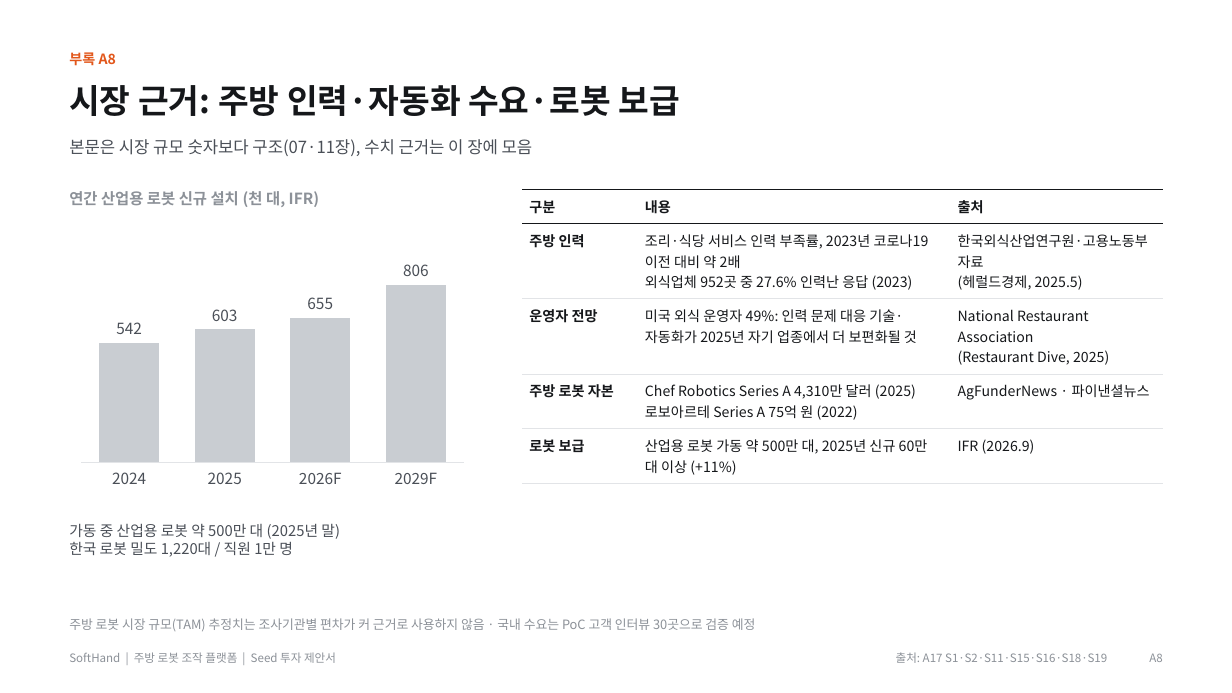
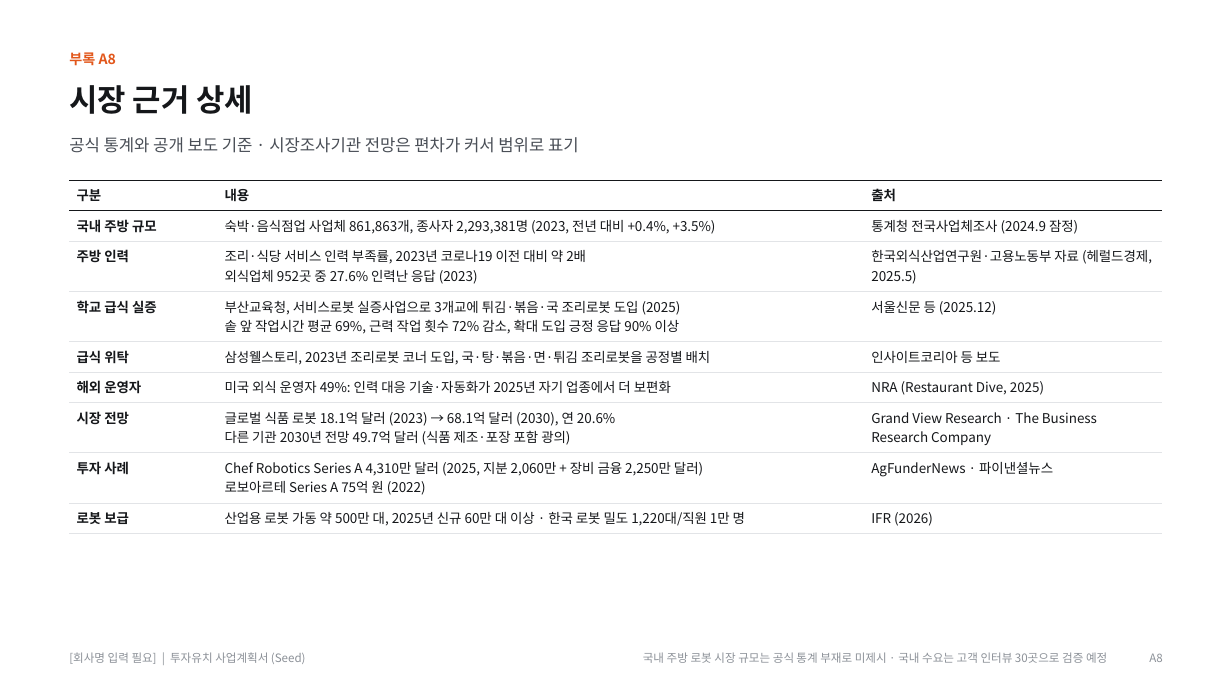
Before and after one commit to kimdonghyun2789-hash/D, a slide deck: slide 23 of SoftHand_Founding_Seed_IR_Deck_Final.pptx. Drawn at 1232x693 pixels with LibreOffice and Linux fonts; fonts in the diff are those of the drawing. Boxes give left, top, right and bottom in pixels: in the first picture for what was removed or moved away, otherwise in the second. Text is boxed around its words. In the diff, an @@ line names an element or a change of style, - is before the commit and + after.

```diff
--- a/SoftHand_Founding_Seed_IR_Deck_Final.pptx
+++ b/SoftHand_Founding_Seed_IR_Deck_Final.pptx
@@ text at (x1=69, y1=85, x2=254, y2=114): text changed; size 26 to 24 pt @@
-시장 근거: 주방 인력·자동화 수요·로봇 보급
+시장 근거 상세
@@ text removed at (x1=69, y1=139, x2=533, y2=156) @@
-본문은 시장 규모 숫자보다 구조(07·11장), 수치 근거는 이 장에 모음
@@ text added at (x1=69, y1=137, x2=579, y2=153), 13 pt, text #4A4F57 @@
+공식 통계와 공개 보도 기준 · 시장조사기관 전망은 편차가 커서 범위로 표기
@@ table at (x1=69, y1=180, x2=1163, y2=534) @@
-row 2: 주방 인력 | 조리·식당 서비스 인력 부족률, 2023년 코로나19 이전 대비 약 2배 / 외식업체 952곳 중 27.6% 인력난 응답 (2023) | 한국외식산업연구원·고용노동부 자료 / (헤럴드경제, 2025.5)
-row 3: 운영자 전망 | 미국 외식 운영자 49%: 인력 문제 대응 기술·자동화가 2025년 자기 업종에서 더 보편화될 것 | National Restaurant Association / (Restaurant Dive, 2025)
-row 4: 주방 로봇 자본 | Chef Robotics Series A 4,310만 달러 (2025) / 로보아르테 Series A 75억 원 (2022) | AgFunderNews · 파이낸셜뉴스
-row 5: 로봇 보급 | 산업용 로봇 가동 약 500만 대, 2025년 신규 60만 대 이상 (+11%) | IFR (2026.9)
+row 2: 국내 주방 규모 | 숙박·음식점업 사업체 861,863개, 종사자 2,293,381명 (2023, 전년 대비 +0.4%, +3.5%) | 통계청 전국사업체조사 (2024.9 잠정)
+row 3: 주방 인력 | 조리·식당 서비스 인력 부족률, 2023년 코로나19 이전 대비 약 2배 / 외식업체 952곳 중 27.6% 인력난 응답 (2023) | 한국외식산업연구원·고용노동부 자료 (헤럴드경제, 2025.5)
+row 4: 학교 급식 실증 | 부산교육청, 서비스로봇 실증사업으로 3개교에 튀김·볶음·국 조리로봇 도입 (2025) / 솥 앞 작업시간 평균 69%, 근력 작업 횟수 72% 감소, 확대 도입 긍정 응답 90% 이상 | 서울신문 등 (2025.12)
+row 5: 급식 위탁 | 삼성웰스토리, 2023년 조리로봇 코너 도입, 국·탕·볶음·면·튀김 조리로봇을 공정별 배치 | 인사이트코리아 등 보도
+row 6: 해외 운영자 | 미국 외식 운영자 49%: 인력 대응 기술·자동화가 2025년 자기 업종에서 더 보편화 | NRA (Restaurant Dive, 2025)
+row 7: 시장 전망 | 글로벌 식품 로봇 18.1억 달러 (2023) → 68.1억 달러 (2030), 연 20.6% / 다른 기관 2030년 전망 49.7억 달러 (식품 제조·포장 포함 광의) | Grand View Research · The Business Research Company
+row 8: 투자 사례 | Chef Robotics Series A 4,310만 달러 (2025, 지분 2,060만 + 장비 금융 2,250만 달러) / 로보아르테 Series A 75억 원 (2022) | AgFunderNews · 파이낸셜뉴스
+row 9: 로봇 보급 | 산업용 로봇 가동 약 500만 대, 2025년 신규 60만 대 이상 · 한국 로봇 밀도 1,220대/직원 1만 명 | IFR (2026)
@@ table resized from (x1=522, y1=189, x2=1163, y2=483) to (x1=69, y1=180, x2=1163, y2=534) @@
@@ text removed at (x1=69, y1=191, x2=319, y2=207) @@
-연간 산업용 로봇 신규 설치 (천 대, IFR)
@@ column chart removed at (x1=69, y1=226, x2=476, y2=494) @@
-categories: 1, 2, 3, 4
-Series 1: 542, 603, 655, 806
@@ text removed at (x1=112, y1=472, x2=146, y2=484) @@
-2024
@@ text removed at (x1=208, y1=472, x2=242, y2=484) @@
-2025
@@ text removed at (x1=299, y1=472, x2=342, y2=484) @@
-2026F
@@ text removed at (x1=395, y1=472, x2=438, y2=484) @@
-2029F
@@ text removed at (x1=69, y1=524, x2=340, y2=557) @@
-가동 중 산업용 로봇 약 500만 대 (2025년 말)
-한국 로봇 밀도 1,220대 / 직원 1만 명
@@ text at (x1=69, y1=652, x2=306, y2=664): text changed @@
-SoftHand | 주방 로봇 조작 플랫폼 | Seed 투자 제안서
+[회사명 입력 필요] | 투자유치 사업계획서 (Seed)
@@ text at (x1=643, y1=652, x2=1107, y2=663): text changed; size 10 to 9 pt @@
-주방 로봇 시장 규모(TAM) 추정치는 조사기관별 편차가 커 근거로 사용하지 않음 · 국내 수요는 PoC 고객 인터뷰 30곳으로 검증 예정
+국내 주방 로봇 시장 규모는 공식 통계 부재로 미제시 · 국내 수요는 고객 인터뷰 30곳으로 검증 예정
@@ text removed at (x1=896, y1=652, x2=1107, y2=663) @@
-출처: A17 S1·S2·S11·S15·S16·S18·S19
```
Also in this commit, not shown: 17 other slides changed, 14 slides added, 14 slides removed, 10 other files.
